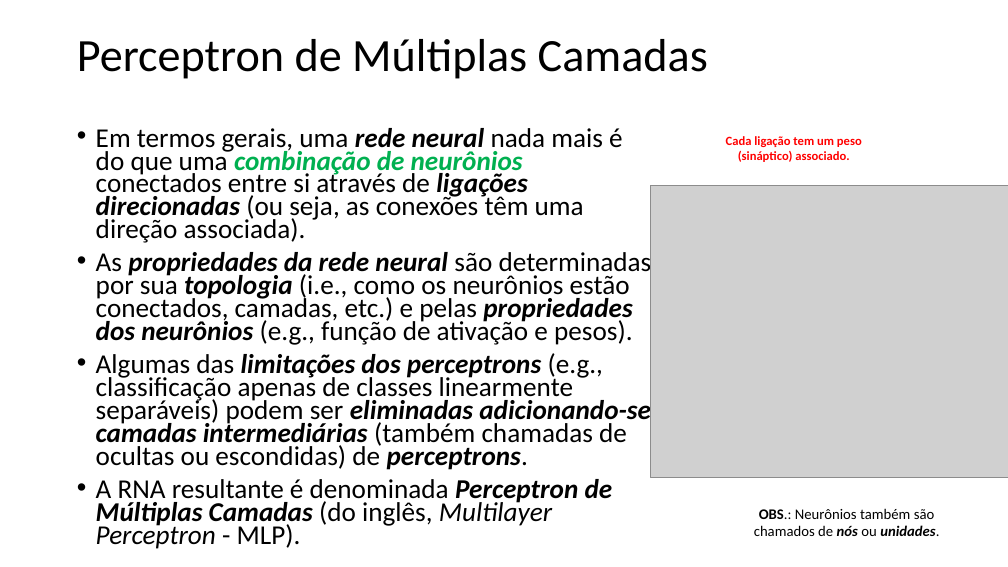
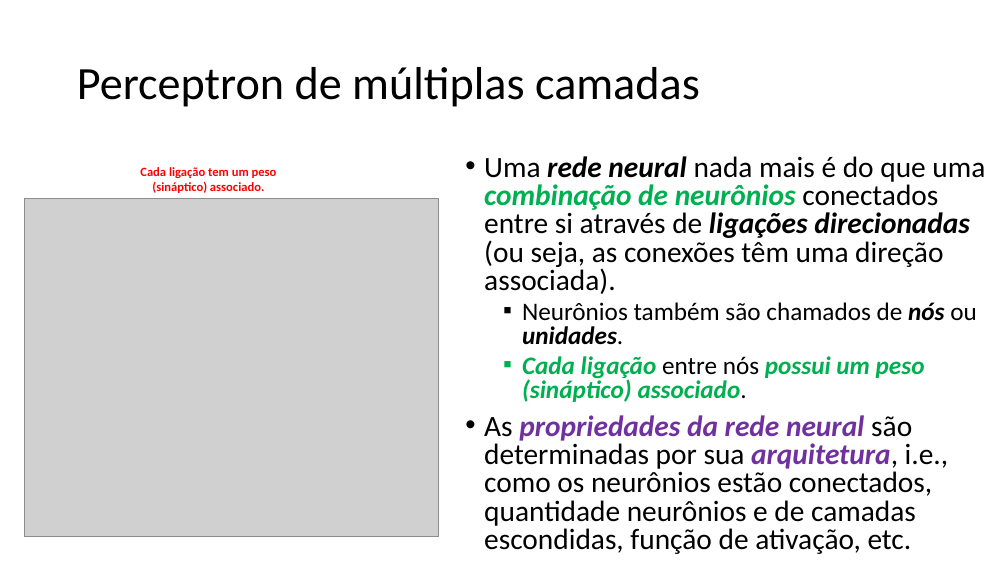
Before and after one commit to zz4fap/t320_aprendizado_de_maquina, a slide deck: slide 3 of slides/T320_Redes_Neurais_Artificiais (Parte II).pptx. Drawn at 1008x567 pixels with LibreOffice and Linux fonts; fonts in the diff are those of the drawing; grey boxes stand for pictures. Boxes give left, top, right and bottom in pixels: in the first picture for what was removed or moved away, otherwise in the second. Text is boxed around its words. In the diff, an @@ line names an element or a change of style, - is before the commit and + after.

Commit message:
update of slides

```diff
--- a/slides/T320_Redes_Neurais_Artificiais (Parte II).pptx
+++ b/slides/T320_Redes_Neurais_Artificiais (Parte II).pptx
@@ title at [77,67,700,107]: text changed @@
-Perceptron de Múltiplas Camadas
+Perceptron de múltiplas camadas
@@ text "Cada ligação tem um peso ...": place and size @@
-text "Cada ligação tem um peso ..." at [726,136,862,162]
+text "Cada ligação tem um peso ..." at [140,167,277,193]
@@ text at [484,156,985,554]: text changed; size 25.9 to 28 pt @@
-• Em termos gerais, uma rede neural nada mais é do que uma combinação de neurônios conectados entre si através de ligações direcionadas (ou seja, as conexões têm uma direção associada).
-• As propriedades da rede neural são determinadas por sua topologia (i.e., como os neurônios estão conectados, camadas, etc.) e pelas propriedades dos neurônios (e.g., função de ativação e pesos).
-• Algumas das limitações dos perceptrons (e.g., classificação apenas de classes linearmente separáveis) podem ser eliminadas adicionando-se camadas intermediárias (também chamadas de ocultas ou escondidas) de perceptrons.
-• A RNA resultante é denominada Perceptron de Múltiplas Camadas (do inglês, Multilayer Perceptron - MLP).
+• Uma rede neural nada mais é do que uma combinação de neurônios conectados entre si através de ligações direcionadas (ou seja, as conexões têm uma direção associada).
+  ▪ Neurônios também são chamados de nós ou unidades.
+  ▪ Cada ligação entre nós possui um peso (sináptico) associado.
+• As propriedades da rede neural são determinadas por sua arquitetura, i.e., como os neurônios estão conectados, quantidade neurônios e de camadas escondidas, função de ativação, etc.
@@ picture: place and size @@
-picture at [650,185,1008,478]
+picture at [24,198,438,537]
@@ text removed at [754,508,939,536] @@
-OBS.: Neurônios também são chamados de nós ou unidades.
```
Also in this commit, not shown: 1 other slide changed, 7 slides added, 1 slide removed.
